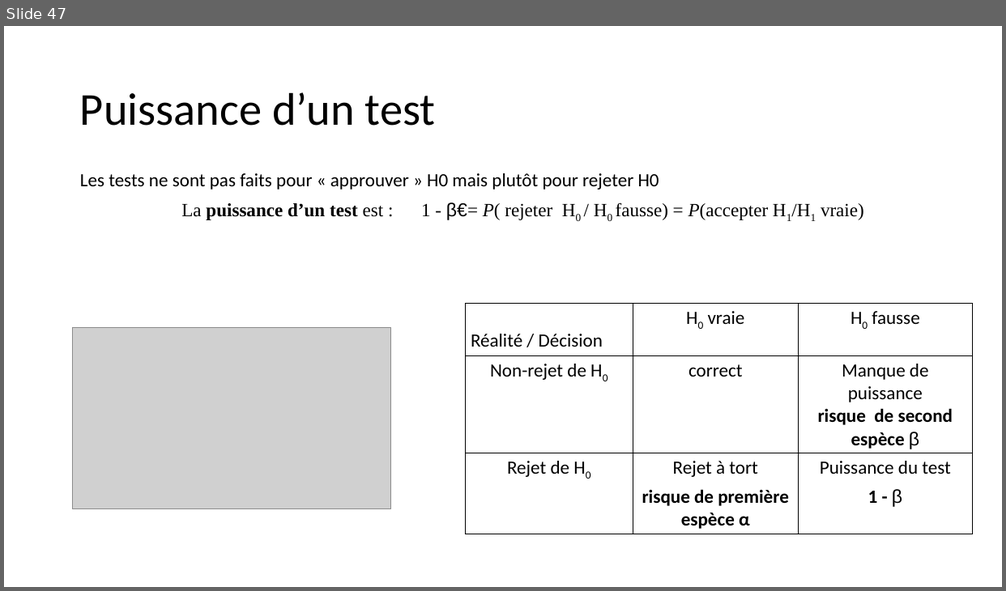
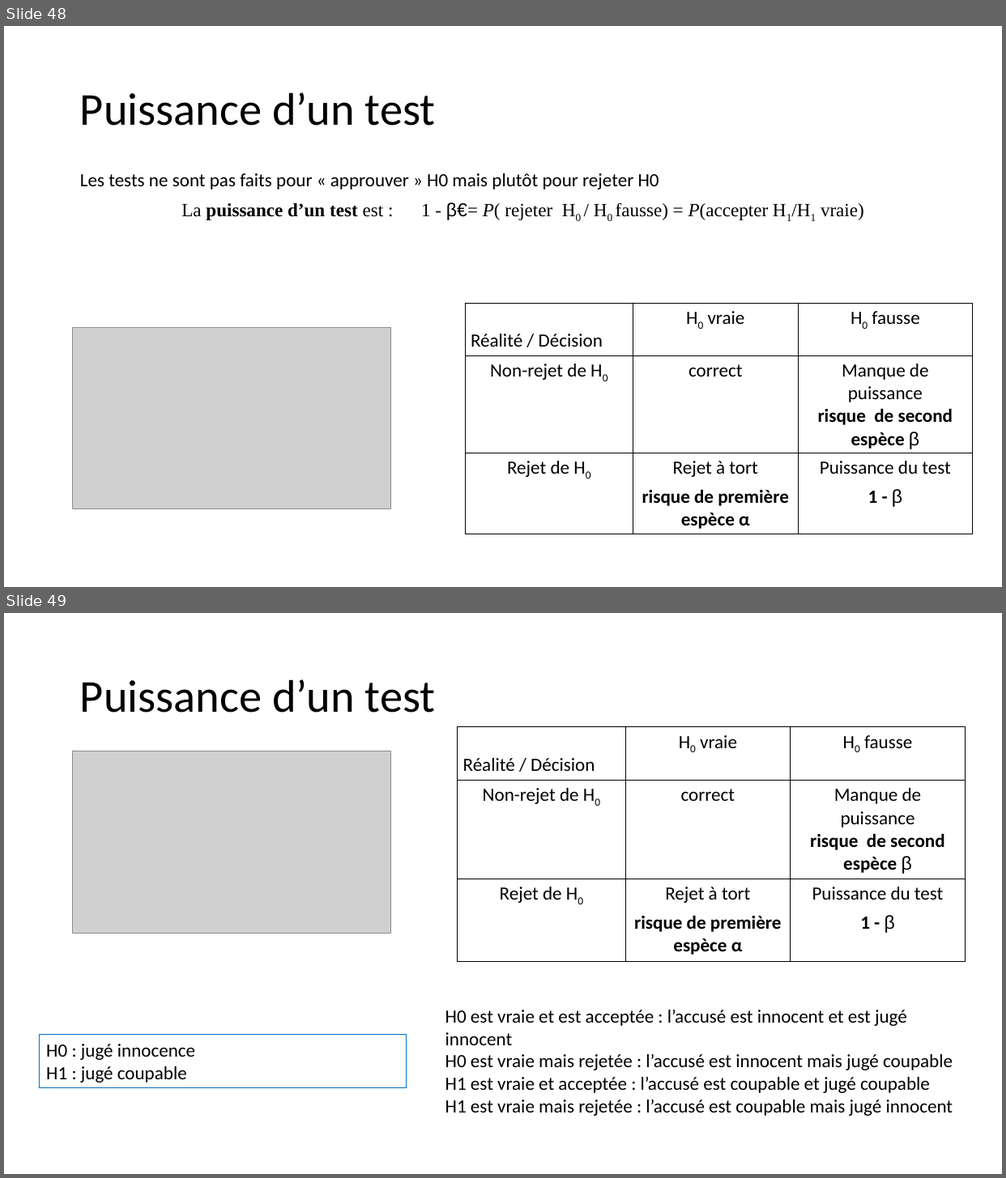
Before and after one commit to Arkantick/Enseignement_EPSI_LangageR, a slide deck: EPSI/Langage R/Statistiques Descriptives/Statistiques_Descriptives_R_Cours.pptx. Shown one above the other, each under a label of ours: slide 47 before the commit, slides 48 and 49 after it. The pictures are 1006x591 and 1006x1178 pixels, drawn with LibreOffice and Linux fonts; fonts in the diff are those of the drawing; grey boxes stand for pictures. Boxes give left, top, right and bottom in pixels: in the first picture for what was removed or moved away, otherwise in the second. Text is boxed around its words. In the diff, an @@ line names an element or a change of style, - is before the commit and + after.

```diff
--- a/EPSI/Langage R/Statistiques Descriptives/Statistiques_Descriptives_R_Cours.pptx
+++ b/EPSI/Langage R/Statistiques Descriptives/Statistiques_Descriptives_R_Cours.pptx
@@ slide 49 added at (4,613,1002,1174), background #FFFFFF @@
@@ title added at (80,679,436,713), 44 pt, text #000000 @@
+Puissance d’un test
@@ table added at (458,726,965,958), 3 rows, 3 columns @@
+Réalité / Décision | H0 vraie | H0 fausse
+Non-rejet de H0 | correct | Manque de puissance / risque de second espèce β
+Rejet de H0 | Rejet à tort / risque de première espèce α | Puissance du test / 1 - β
@@ picture added at (73,752,391,934) @@
@@ text added at (445,1010,953,1116), 18 pt, text #000000 @@
+H0 est vraie et est acceptée : l’accusé est innocent et est jugé innocent
+H0 est vraie mais rejetée : l’accusé est innocent mais jugé coupable
+H1 est vraie et acceptée : l’accusé est coupable et jugé coupable
+H1 est vraie mais rejetée : l’accusé est coupable mais jugé innocent
@@ rectangle added at (39,1035,407,1088), outline #0070C0 0.75 pt, 18 pt, text #000000 @@
+H0 : jugé innocence
+H1 : jugé coupable
@@ what was slide 47 is now slide 48 @@
```
Also in this commit, not shown: 8 slides changed, 6 other slides added, 2 slides removed, 1 other file.
